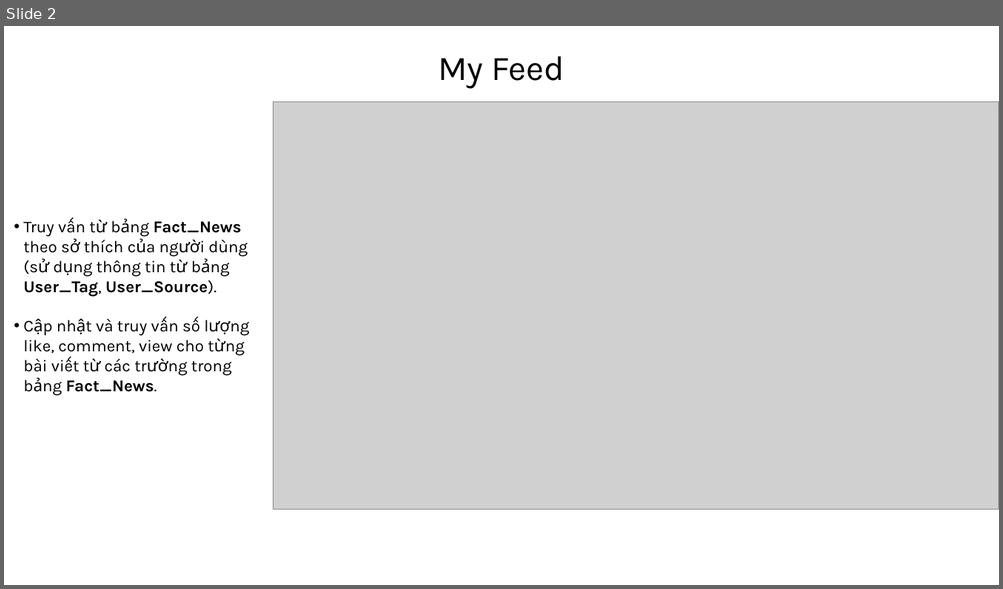
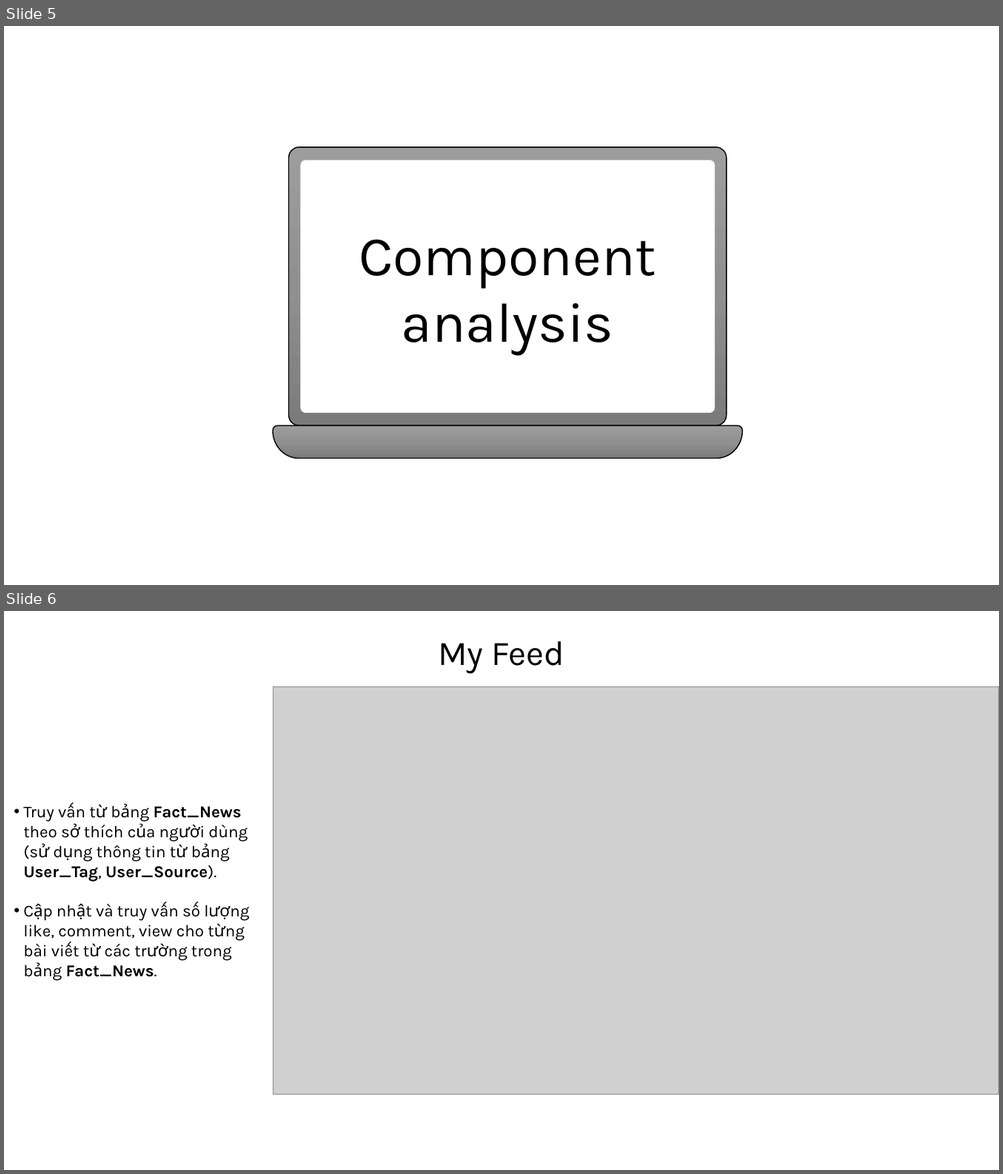
Before and after one commit to Kuunna/Mentorship_Program, a slide deck: Daily_dev Challenge/Daily_dev challenge.pptx. Shown one above the other, each under a label of ours: slide 2 before the commit, slides 5 and 6 after it. The pictures are 1003x589 and 1003x1174 pixels, drawn with LibreOffice and Linux fonts; fonts in the diff are those of the drawing; grey boxes stand for pictures. Boxes give left, top, right and bottom in pixels: in the first picture for what was removed or moved away, otherwise in the second. Text is boxed around its words. In the diff, an @@ line names an element or a change of style, - is before the commit and + after.

```diff
--- a/Daily_dev Challenge/Daily_dev challenge.pptx
+++ b/Daily_dev Challenge/Daily_dev challenge.pptx
@@ slide 5 added at (4, 26, 999, 585), background #FFFFFF @@
@@ freeform shape added at (289, 147, 727, 426), fill gradient #9D9D9D to #909090 to #7C7C7C, outline #000000 1 pt @@
@@ freeform shape added at (300, 160, 714, 413), fill #FFFFFF @@
@@ text added at (358, 239, 656, 356), 54 pt, text #000000 @@
+Component analysis
@@ freeform shape added at (273, 426, 742, 459), fill gradient #9D9D9D to #909090 to #7C7C7C, outline #000000 1 pt @@
@@ what was slide 2 is now slide 6 @@
```
Also in this commit, not shown: 5 slides changed, 6 other slides added, 1 slide removed, 1 other file.
